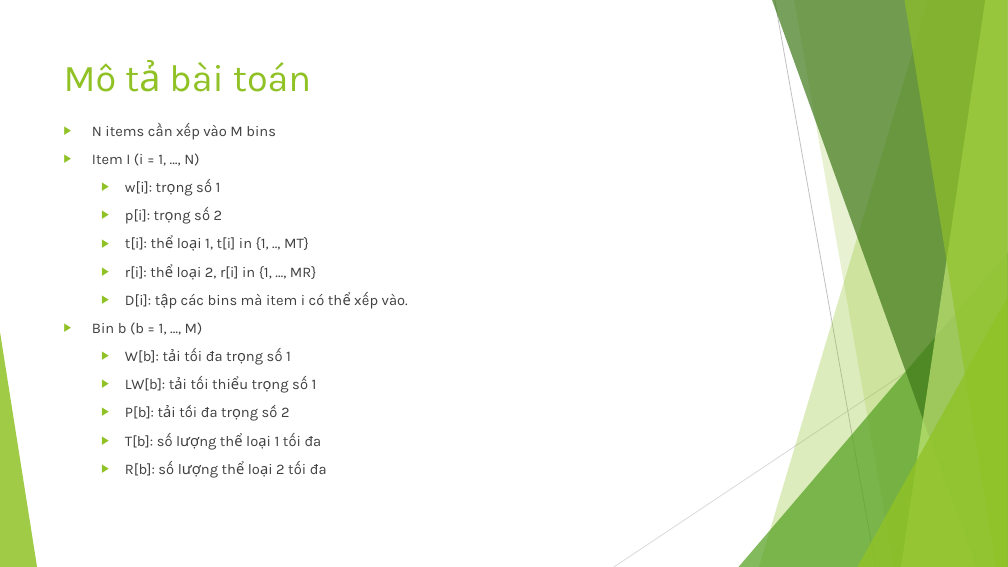
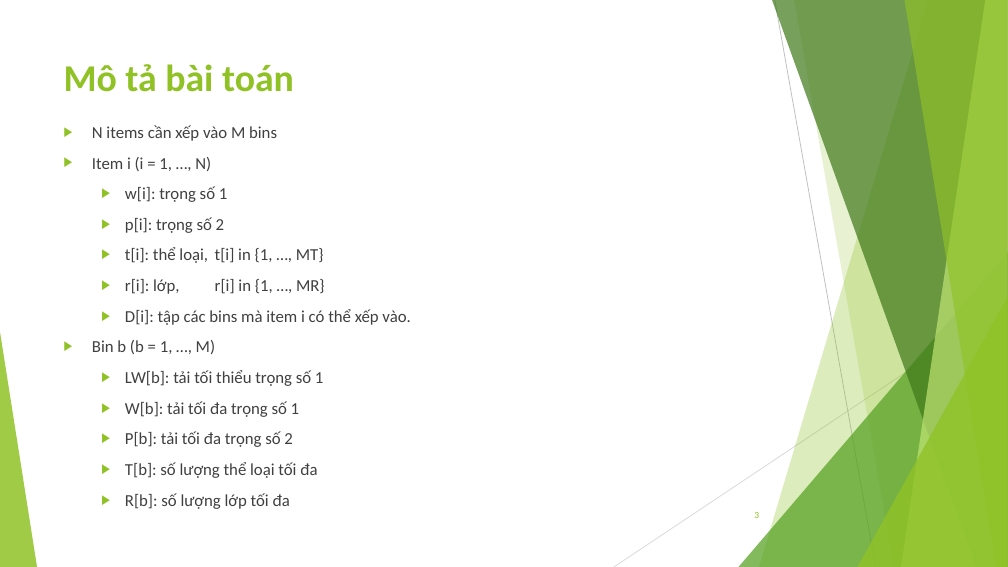
Before and after one commit to dungkhmt/CourseCPCBLS, a slide deck: slide 3 of OpenCBLS/src/khmtk60/miniprojects/G10/G10.pptx. Drawn at 1008x567 pixels with LibreOffice and Linux fonts; fonts in the diff are those of the drawing. Boxes give left, top, right and bottom in pixels: in the first picture for what was removed or moved away, otherwise in the second. Text is boxed around its words. In the diff, an @@ line names an element or a change of style, - is before the commit and + after.

```diff
--- a/OpenCBLS/src/khmtk60/miniprojects/G10/G10.pptx
+++ b/OpenCBLS/src/khmtk60/miniprojects/G10/G10.pptx
@@ title "Mô tả bài toán" at (64, 64, 294, 92): font Karla to Calibri, bold on @@
@@ text at (92, 125, 410, 447): size 14 to 16 pt, font Karla to Calibri in "N items cần xếp vào M bins", "w[i]: trọng số 1", "p[i]: trọng số 2", "D[i]: tập các bins mà item i ..." and 3 more places @@
@@ text at (92, 157, 211, 171): text changed; size 14 to 16 pt; font Karla to Calibri @@
-▶ Item I (i = 1, …, N)
+▶ Item i (i = 1, …, N)
@@ text at (125, 247, 324, 294): text changed; size 14 to 16 pt; font Karla to Calibri @@
-  ▶ t[i]: thể loại 1, t[i] in {1, .., MT}
-  ▶ r[i]: thể loại 2, r[i] in {1, …, MR}
+  ▶ t[i]: thể loại, t[i] in {1, …, MT}
+  ▶ r[i]: lớp, r[i] in {1, …, MR}
@@ text at (125, 370, 323, 386): paragraph added @@
+  ▶ LW[b]: tải tối thiểu trọng số 1
@@ text at (125, 378, 317, 391): paragraph removed @@
-  ▶ LW[b]: tải tối thiểu trọng số 1
@@ text at (125, 462, 317, 509): text changed; size 14 to 16 pt; font Karla to Calibri @@
-  ▶ T[b]: số lượng thể loại 1 tối đa
-  ▶ R[b]: số lượng thể loại 2 tối đa
+  ▶ T[b]: số lượng thể loại tối đa
+  ▶ R[b]: số lượng lớp tối đa
@@ page number added at (754, 512, 759, 518), 9 pt, text #90C226 @@
+3
```
Also in this commit, not shown: 9 other slides changed, 2 slides added, 1 slide removed, 3 other files.
